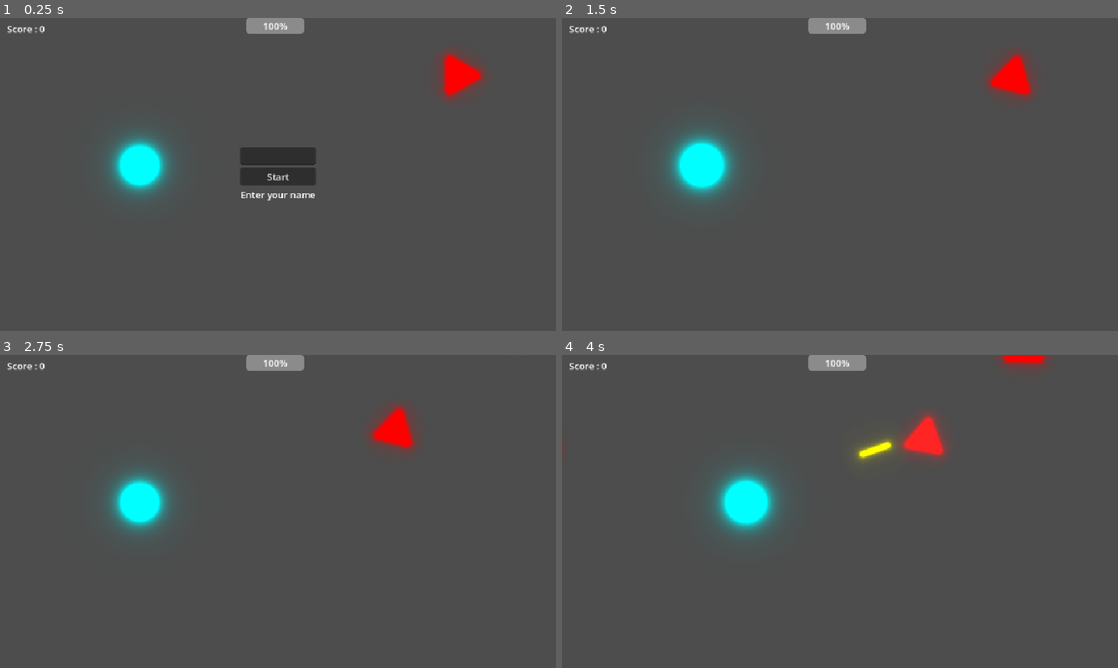
Above: before the commit, frames 1-4 (two rows, left to right).
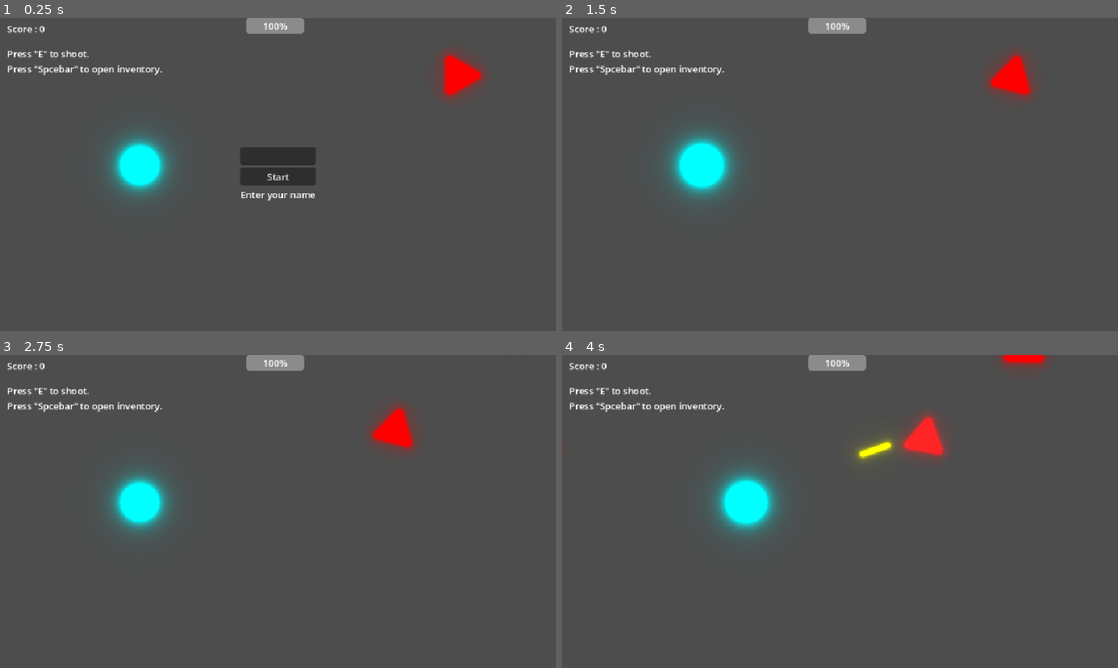
Above: after the commit, the same moments.

Repository: loco-choco/quantux-ui-experiment
Game: Godot game, scene res://main.tscn
The game is run twice, just before and just after one commit, with the same random seed, the same clock (stepped at 60 frames per second) and the same inputs. The engine's default icon, where the game draws it, is replaced by a stand-in: a white triangle on a blue panel in a dark square.
Inputs (mouse positions are in pixels of both pictures, inside the frame that each line leads up to):
- Up to frame 1 (0.25 s): no input
- Up to frame 2 (1.5 s): click (840, 155) at 0.52 s; type "Alex" at 0.6 s; click "Start" at 1.25 s
- Up to frame 3 (2.75 s): tap E (shoot) at 2, 2.1 s; move the mouse to (400, 495) at 2.02 s; click (400, 495) at 2.17 s
- Up to frame 4 (4 s): tap E (shoot) at 2.75, 3.05, 3.5, 3.8 s; move the mouse to (728, 527) at 2.77 s; tap Left (player_move_x_neg) at 2.85 s; click (728, 527) at 2.92 s; move the mouse to (895, 442) at 3.52 s; hold Right (player_move_x_pos) from 3.53 s (still down); click (895, 442) at 3.67 s

The runs differ from the first frame. In frame 1, 0.5% of the frame differs, in the area x 1-30%, y 10-19%; in frame 2, 0.5%; in frame 3, 0.5%; in frame 4, 0.5%.

Commit message:
add Instructions

Diff:
--- a/main.tscn
+++ b/main.tscn
@@ -84,6 +84,14 @@
 offset_bottom = 50.0
 text = "Score : 0"
 
+[node name="KeyInstructions" type="Label" parent="."]
+offset_left = 12.0
+offset_top = 50.0
+offset_right = 280.0
+offset_bottom = 99.0
+text = "Press \"E\" to shoot.
+Press \"Spcebar\" to open inventory."
+
 [node name="CanvasLayer" type="CanvasLayer" parent="."]
 process_mode = 3
 
